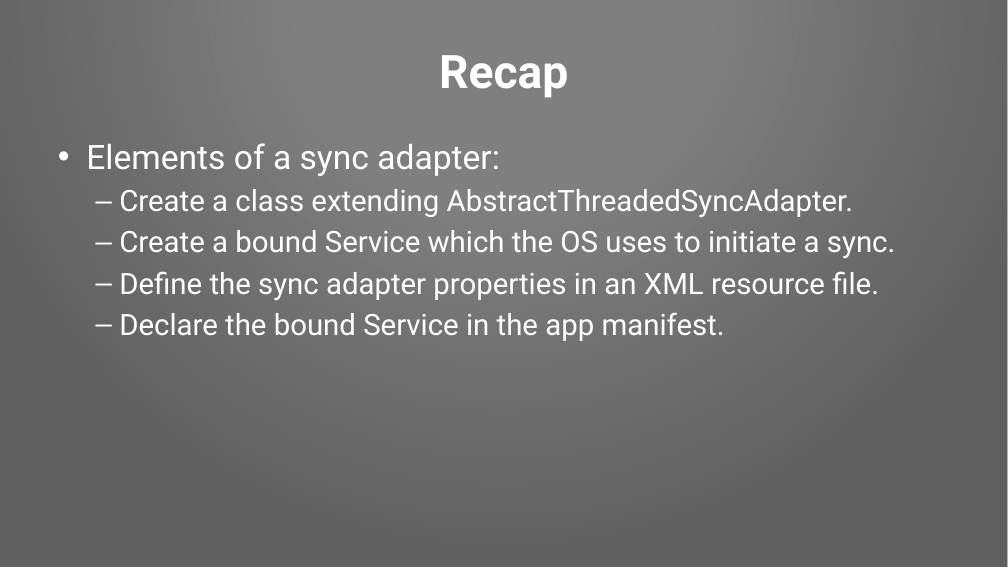
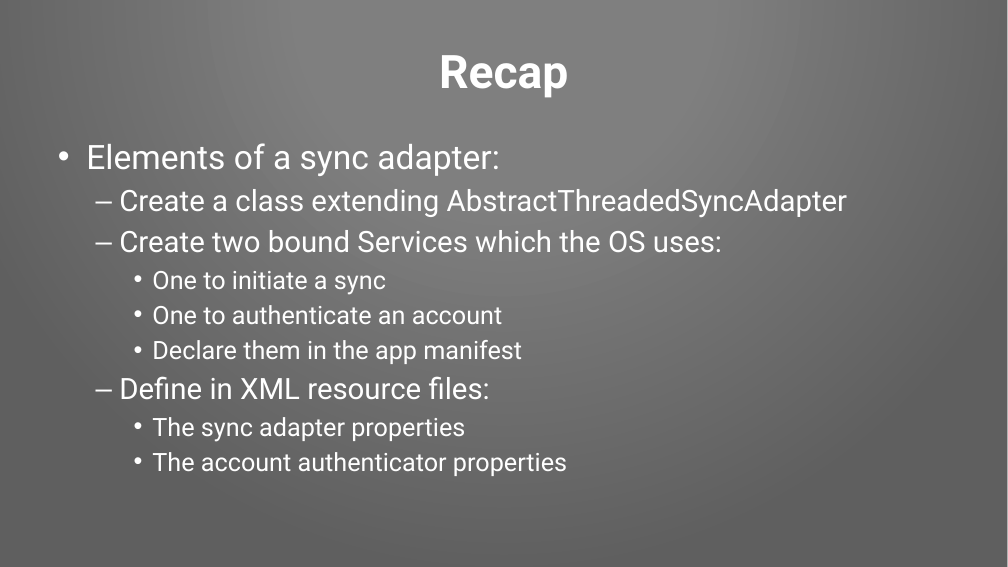
Before and after one commit to Pixplicity/sync-demo, a slide deck: slide 43 of I've been doing some syncing.pptx. Drawn at 1008x567 pixels with LibreOffice and Linux fonts; fonts in the diff are those of the drawing; background and template pictures are left out. Boxes give left, top, right and bottom in pixels: in the first picture for what was removed or moved away, otherwise in the second. Text is boxed around its words. In the diff, an @@ line names an element or a change of style, - is before the commit and + after.

```diff
--- a/I've been doing some syncing.pptx
+++ b/I've been doing some syncing.pptx
@@ text at [119, 189, 847, 476]: text changed; size 28 to 24 pt @@
-  – Create a class extending AbstractThreadedSyncAdapter.
-  – Create a bound Service which the OS uses to initiate a sync.
-  – Define the sync adapter properties in an XML resource file.
-  – Declare the bound Service in the app manifest.
+  – Create a class extending AbstractThreadedSyncAdapter
+  – Create two bound Services which the OS uses:
+    • One to initiate a sync
+    • One to authenticate an account
+    • Declare them in the app manifest
+  – Define in XML resource files:
+    • The sync adapter properties
+    • The account authenticator properties
```
Also in this commit, not shown: 3 other slides changed.
